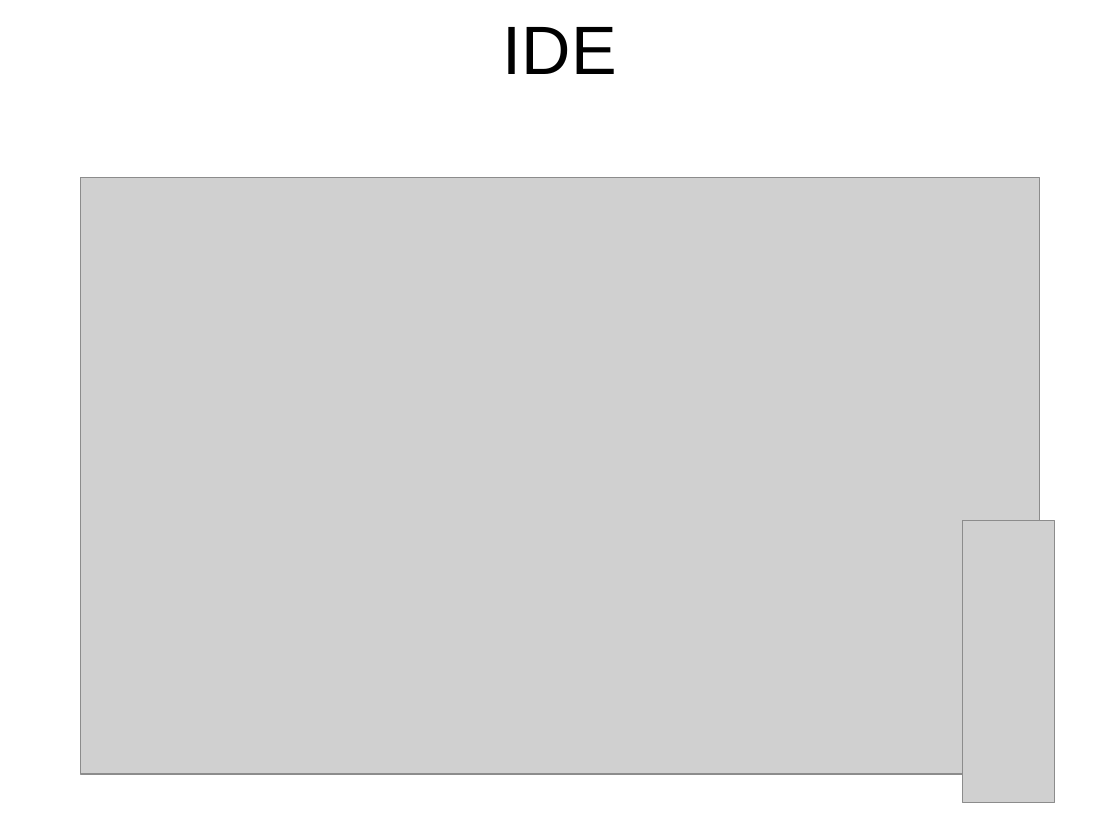
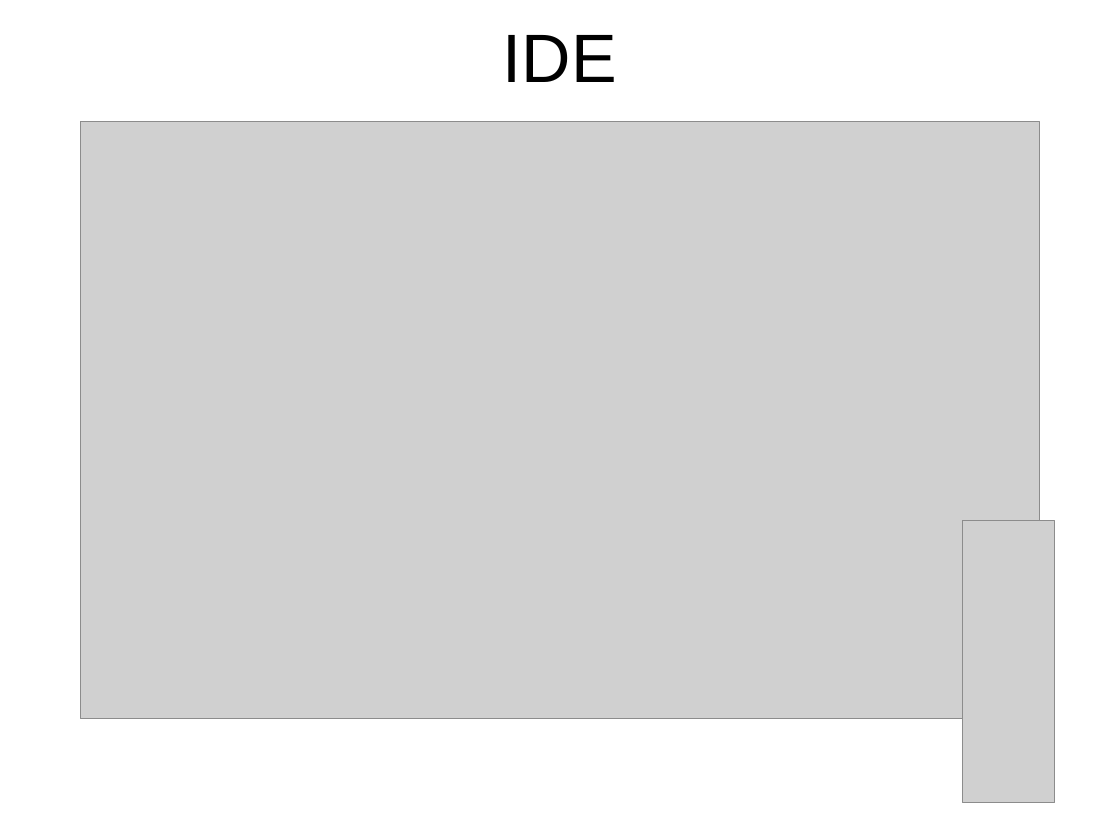
Before and after one commit to msuarz/portfolio, a slide deck: slide 17 of agile2011/presentation.pptx. Drawn at 1120x840 pixels with LibreOffice and Linux fonts; fonts in the diff are those of the drawing; grey boxes stand for pictures; background and template pictures are left out. Boxes give left, top, right and bottom in pixels: in the first picture for what was removed or moved away, otherwise in the second. Text is boxed around its words. In the diff, an @@ line names an element or a change of style, - is before the commit and + after.

```diff
--- a/agile2011/presentation.pptx
+++ b/agile2011/presentation.pptx
@@ title "IDE": place and size @@
-title "IDE" at box(503, 27, 617, 74)
+title "IDE" at box(503, 35, 617, 82)
@@ title "IDE" at box(503, 35, 617, 82): letter outline none to #000000 0 pt @@
@@ picture: place and size @@
-picture at box(81, 177, 1039, 774)
+picture at box(81, 122, 1039, 719)
```
Also in this commit, not shown: 22 other slides changed.
